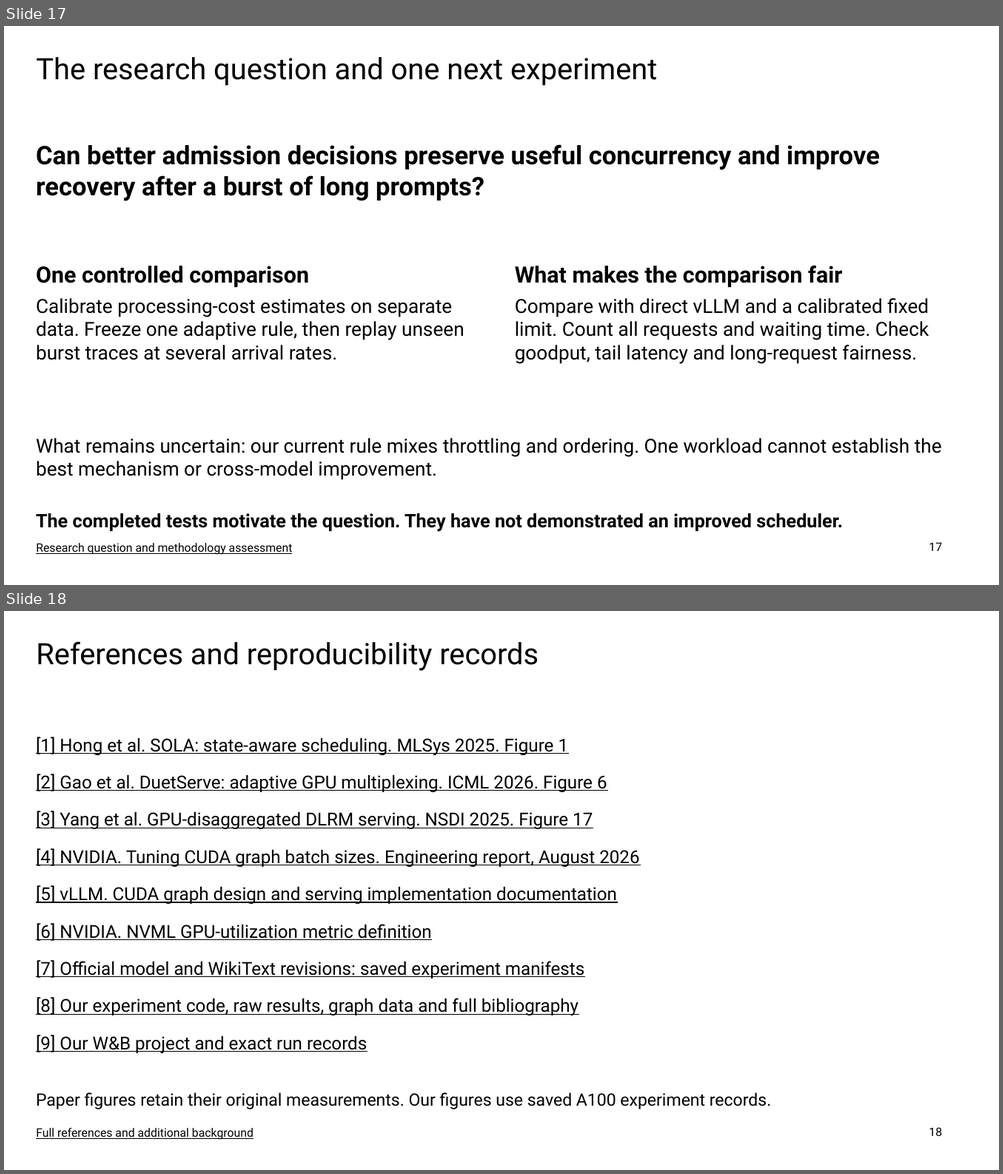
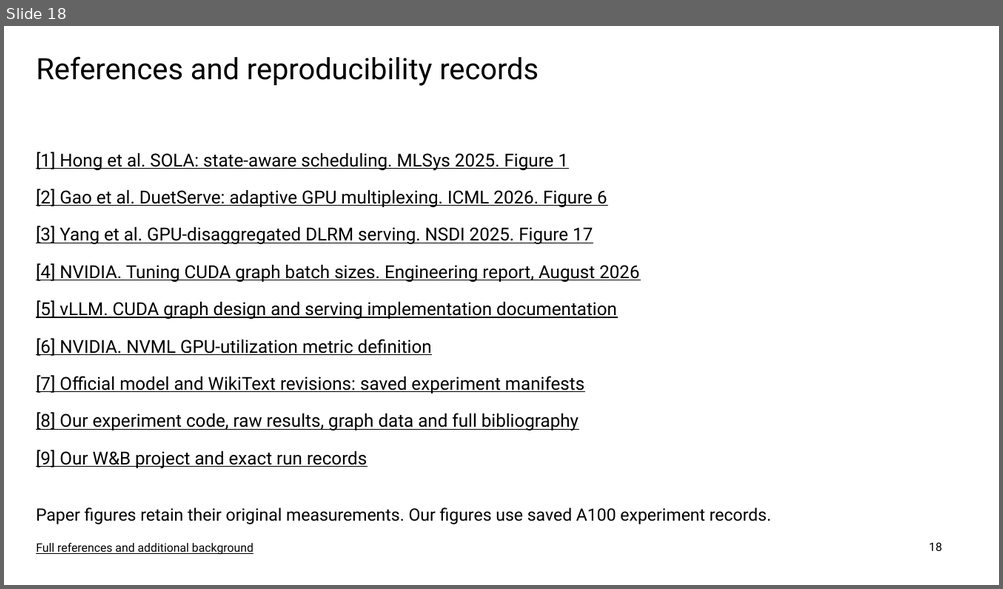
Before and after one commit to nileshsarkar-ai/Inference-Optimization, a slide deck: Inference_Optimization_Final.pptx. Shown one above the other, each under a label of ours: slides 17 and 18 before the commit, slide 18 after it. The pictures are 1003x1174 and 1003x589 pixels, drawn with LibreOffice and Linux fonts; fonts in the diff are those of the drawing. Boxes give left, top, right and bottom in pixels: in the first picture for what was removed or moved away, otherwise in the second. Text is boxed around its words. In the diff, an @@ line names an element or a change of style, - is before the commit and + after.

```diff
--- a/Inference_Optimization_Final.pptx
+++ b/Inference_Optimization_Final.pptx
@@ slide 17 removed at box(4, 26, 999, 585), background #FFFFFF @@
@@ title removed at box(36, 57, 657, 85) @@
-The research question and one next experiment
@@ text removed at box(36, 144, 879, 201) @@
-Can better admission decisions preserve useful concurrency and improve recovery after a burst of long prompts?
@@ text removed at box(36, 266, 309, 288) @@
-One controlled comparison
@@ text removed at box(515, 266, 842, 288) @@
-What makes the comparison fair
@@ text removed at box(36, 298, 464, 360) @@
-Calibrate processing-cost estimates on separate data. Freeze one adaptive rule, then replay unseen burst traces at several arrival rates.
@@ text removed at box(515, 298, 928, 364) @@
-Compare with direct vLLM and a calibrated fixed limit. Count all requests and waiting time. Check goodput, tail latency and long-request fairness.
@@ text removed at box(36, 438, 942, 480) @@
-What remains uncertain: our current rule mixes throttling and ordering. One workload cannot establish the best mechanism or cross-model improvement.
@@ text removed at box(36, 514, 842, 532) @@
-The completed tests motivate the question. They have not demonstrated an improved scheduler.
@@ text removed at box(36, 543, 293, 555) @@
-Research question and methodology assessment
@@ page number removed at box(928, 543, 942, 551) @@
-17
```
Also in this commit, not shown: 3 slides changed, 1 slide added, 7 other files.
